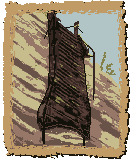
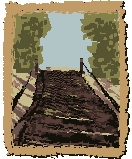
Layer changes from the first 132x159 image to the second:
added group "art" with 3 layers above "art - broken" over [11,11,122,148]
added layer "Layer 6" in group "art" over [11,58,120,148]
added layer "Layer 5" in group "art" over [11,11,120,148]
renamed "art" to "art - broken", hid the group it (3 layers) over [10,10,122,149]
